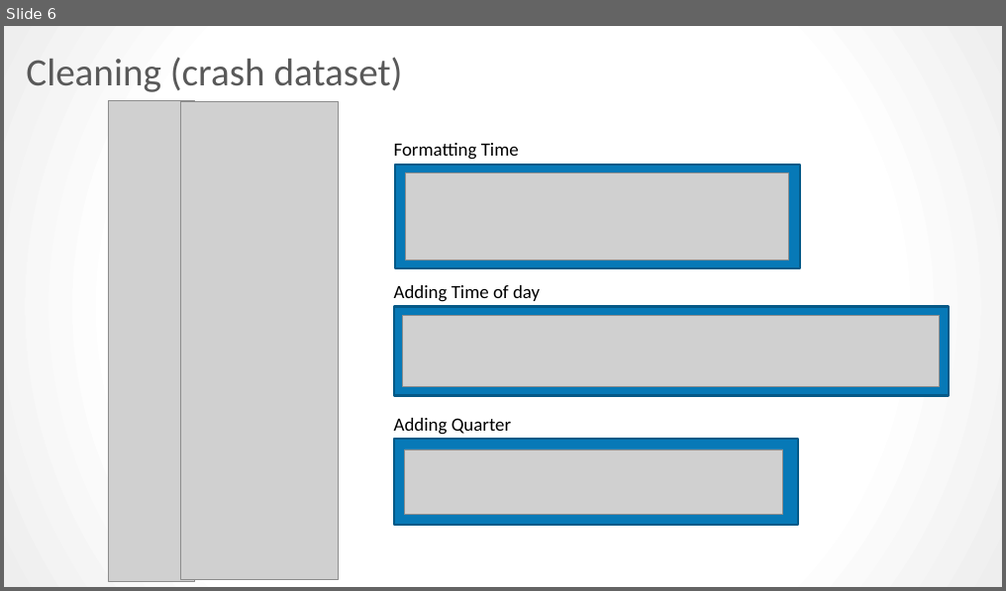
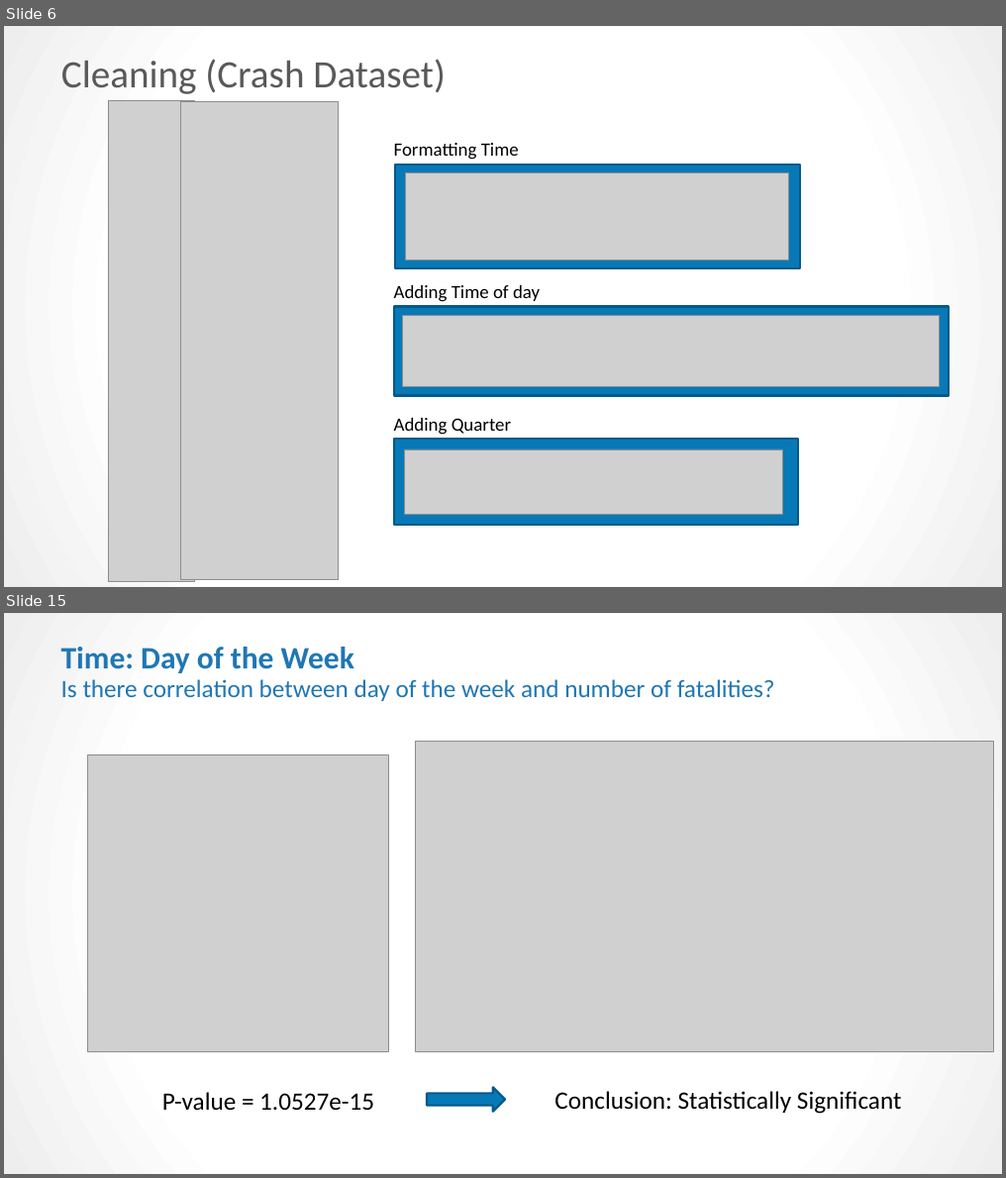
Before and after one commit to kpellas/Project_1, a slide deck: Project Presentation.pptx. Shown one above the other, each under a label of ours: slide 6 before the commit, slides 6 and 15 after it; the slides between them are not shown. The pictures are 1006x591 and 1006x1178 pixels, drawn with LibreOffice and Linux fonts; fonts in the diff are those of the drawing; grey boxes stand for pictures. Boxes give left, top, right and bottom in pixels: in the first picture for what was removed or moved away, otherwise in the second. Text is boxed around its words. In the diff, an @@ line names an element or a change of style, - is before the commit and + after.

```diff
--- a/Project Presentation.pptx
+++ b/Project Presentation.pptx
@@ slide 15 added at (4, 613, 1002, 1174), background gradient #FFFFFF to #EEEEEE @@
@@ text added at (61, 647, 354, 673), 30 pt, text #1F77B4, bold @@
+Time: Day of the Week
@@ text added at (61, 679, 775, 701), 24 pt, text #1F77B4 @@
+Is there correlation between day of the week and number of fatalities?
@@ picture added at (88, 755, 388, 1053) @@
@@ picture added at (415, 741, 994, 1053) @@
@@ right arrow added at (427, 1087, 506, 1112), fill #0779B7, outline #055A87 2 pt @@
@@ text added at (162, 1092, 374, 1110), 24 pt, text #000000 @@
+P-value = 1.0527e-15
@@ text added at (554, 1091, 902, 1114), 24 pt, text #000000 @@
+Conclusion: Statistically Significant
@@ slide 6 changed as well @@
@@ title at (61, 59, 445, 94): text changed @@
-Cleaning (crash dataset)
+Cleaning (Crash Dataset)
```
Also in this commit, not shown: 4 other slides changed, 22 other slides added, 9 slides removed.
